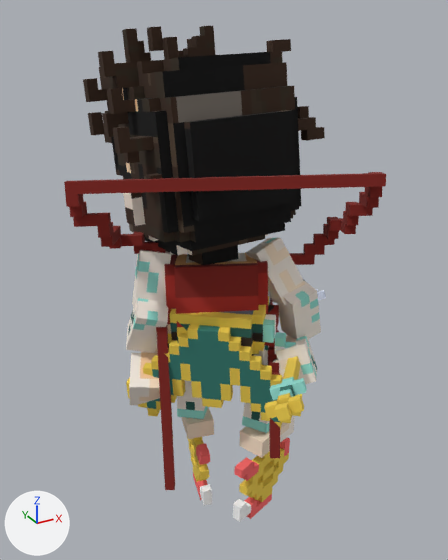
Before and after pictures for a commit that changed the glTF model public/Tsang Kai Ho 2B15.gltf.
Before and after are seen from a camera (50 mm lens) standing at (-26.7, -49.7, 50.0) and looking at (3.3, 4.7, 22.8). Every picture has the same lights, and +X, +Y and +Z are marked at lower left. Vertices at the same position are counted once.

In view in the first picture: 'Chest-Local', 'Head-Local', 'Hip-Local', 'Left_Arm-Local', 'Left_Foot-Local', 'Left_Forearm-Local', 'Left_Hand-Local', 'Left_Leg-Local', 'Right_Arm-Local', 'Right_Foot-Local', 'Right_Forearm-Local', 'Right_Hand-Local', 'Right_Leg-Local'.
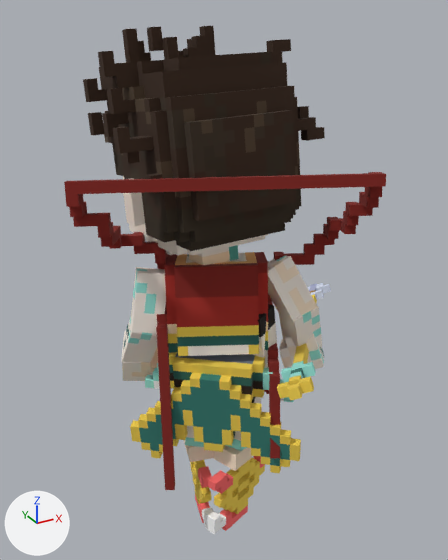
Where the newer file only moved an object's origin or applied its transform, the numbers keep the older frame.

Pixel boxes (x1, y1, x2, y2) of what changed, in the pictures (448 x 560 px):
'Hip-Local', moved
    before: (126, 291, 302, 430)
    after: (130, 352, 301, 473)
'Right_Foot-Local', moved
    before: (233, 416, 295, 522)
    after: (207, 445, 265, 534)
'Right_Hand-Local', moved
    before: (264, 289, 326, 421)
    after: (277, 283, 331, 401)
'Right_Arm-Local', moved
    before: (246, 238, 305, 305)
    after: (268, 256, 317, 323)
'Left_Arm-Local', moved
    before: (132, 250, 171, 311)
    after: (131, 267, 166, 334)
'Left_Forearm-Local', moved
    before: (126, 298, 168, 353)
    after: (122, 317, 157, 362)
'Left_Foot-Local', moved
    before: (181, 407, 214, 506)
    after: (183, 440, 214, 529)
'Right_Forearm-Local', moved
    before: (277, 280, 321, 339)
    after: (278, 306, 322, 347)
'Left_Hand-Local', moved
    before: (129, 349, 160, 405)
    after: (122, 331, 158, 381)
'Right_Leg-Local', moved
    before: (242, 403, 269, 433)
    after: (226, 397, 261, 451)
part 1 of me_head_mesh, surface changed (black to brown)
    both: (83, 26, 325, 265)

What changed in the scene script:
```text
Change me_head_mesh:
    where me_head_mesh.from_pydata(...)  # 603 vertices, 884 faces; spans x -9.5..10.5, y -7.5..7.5, z -16.0..6.0
    used by ob_head_local; parent = ob_head_global; location = (-0.5, -0.5, 16.0)
    me_head_mesh part 1: texture (UV) coordinates of 884 of 884 faces, centred in x -9.5..10.5, y -7.5..7.5, z -16.0..6.0, changed; they spanned u 0.0..0.71, v 0.2..1.0 and now span u 0.0..0.55, v 0.53..1.0
Change ob_hip_local:
    ob_hip_local.location: (1.0, 0.5, -2.5) -> (1.0, 0.95, -7.866)
Change ob_left_arm_local:
    ob_left_arm_local.location: (0.0, -0.5, 1.5) -> (-2.131, -0.5, 1.5)
Change ob_left_forearm_local:
    ob_left_forearm_local.location: (0.0, -0.5, 1.5) -> (-2.65, -0.5, 1.5)
Change ob_left_hand_local:
    ob_left_hand_local.location: (0.0, 0.0, 2.5) -> (-1.962, -0.983, -1.421)
Change ob_right_arm_local:
    ob_right_arm_local.location: (0.0, -0.5, 1.5) -> (2.114, -0.5, 1.5)
Change ob_right_forearm_local:
    ob_right_forearm_local.location: (0.0, -0.5, 1.5) -> (2.306, -0.5, 1.5)
Change ob_right_hand_local:
    ob_right_hand_local.location: (0.0, -0.5, -4.5) -> (0.0, -1.161, -8.476)
Change ob_right_leg_local:
    ob_right_leg_local.location: (0.5, -0.5, 3.5) -> (-1.032, 1.673, 1.6)
Change ob_right_foot_local:
    ob_right_foot_local.location: (0.5, -2.276, 0.947) -> (-1.437, -0.303, -0.632)
Change ob_left_foot_local:
    ob_left_foot_local.location: (1.374, -1.034, 0.934) -> (1.187, 0.5, -1.015)
```
